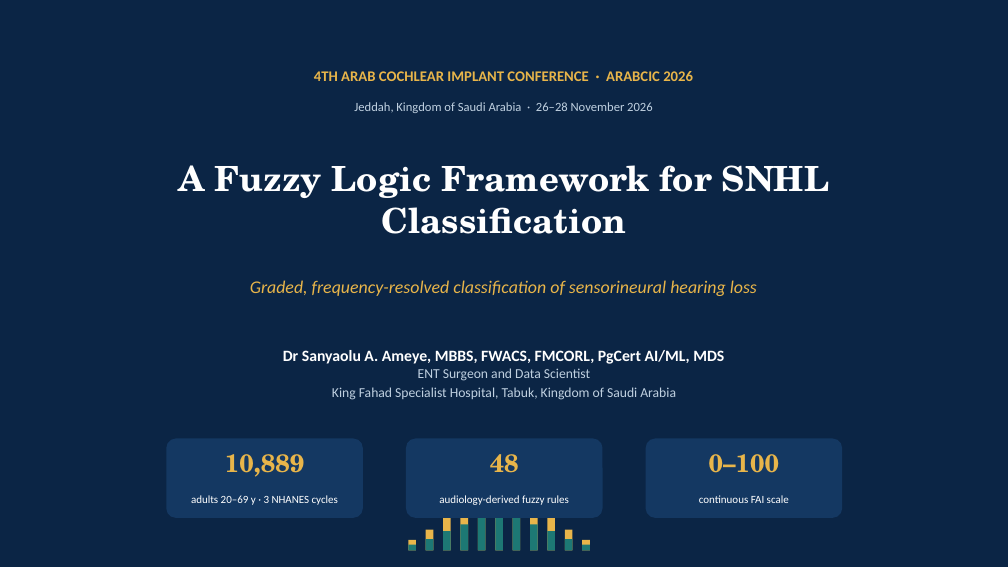
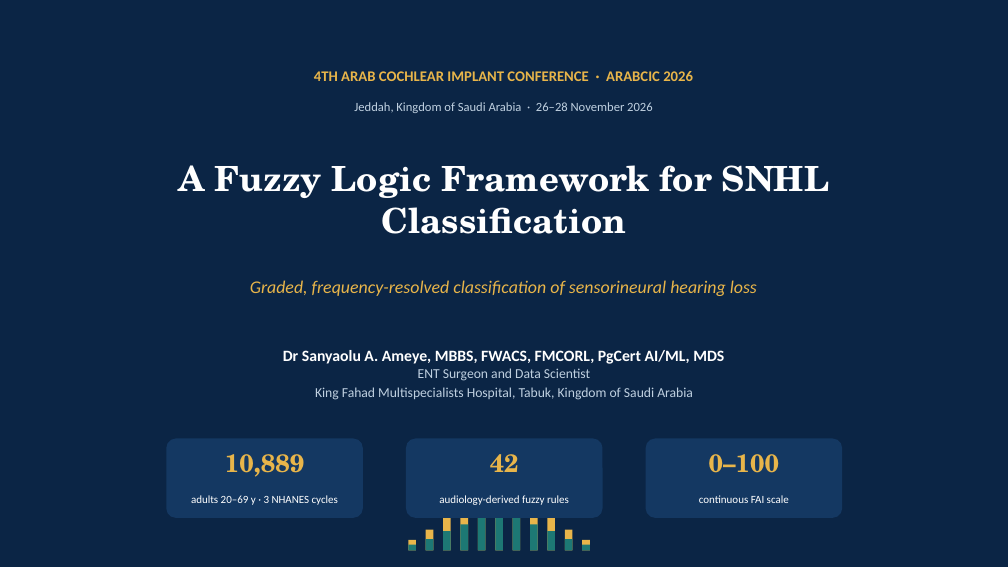
Before and after one commit to ameye/fuzzy-audiogram, a slide deck: slide 1 of arabcic2026/arabcic2026_fuzzy_audiogram.pptx. Drawn at 1008x567 pixels with LibreOffice and Linux fonts; fonts in the diff are those of the drawing. Boxes give left, top, right and bottom in pixels: in the first picture for what was removed or moved away, otherwise in the second. Text is boxed around its words. In the diff, an @@ line names an element or a change of style, - is before the commit and + after.

```diff
--- a/arabcic2026/arabcic2026_fuzzy_audiogram.pptx
+++ b/arabcic2026/arabcic2026_fuzzy_audiogram.pptx
@@ text at (315,387,693,400): text changed @@
-King Fahad Specialist Hospital, Tabuk, Kingdom of Saudi Arabia
+King Fahad Multispecialists Hospital, Tabuk, Kingdom of Saudi Arabia
@@ text at (490,454,519,472): text changed @@
-48
+42
```
Also in this commit, not shown: 7 other slides changed, 6 other files.
